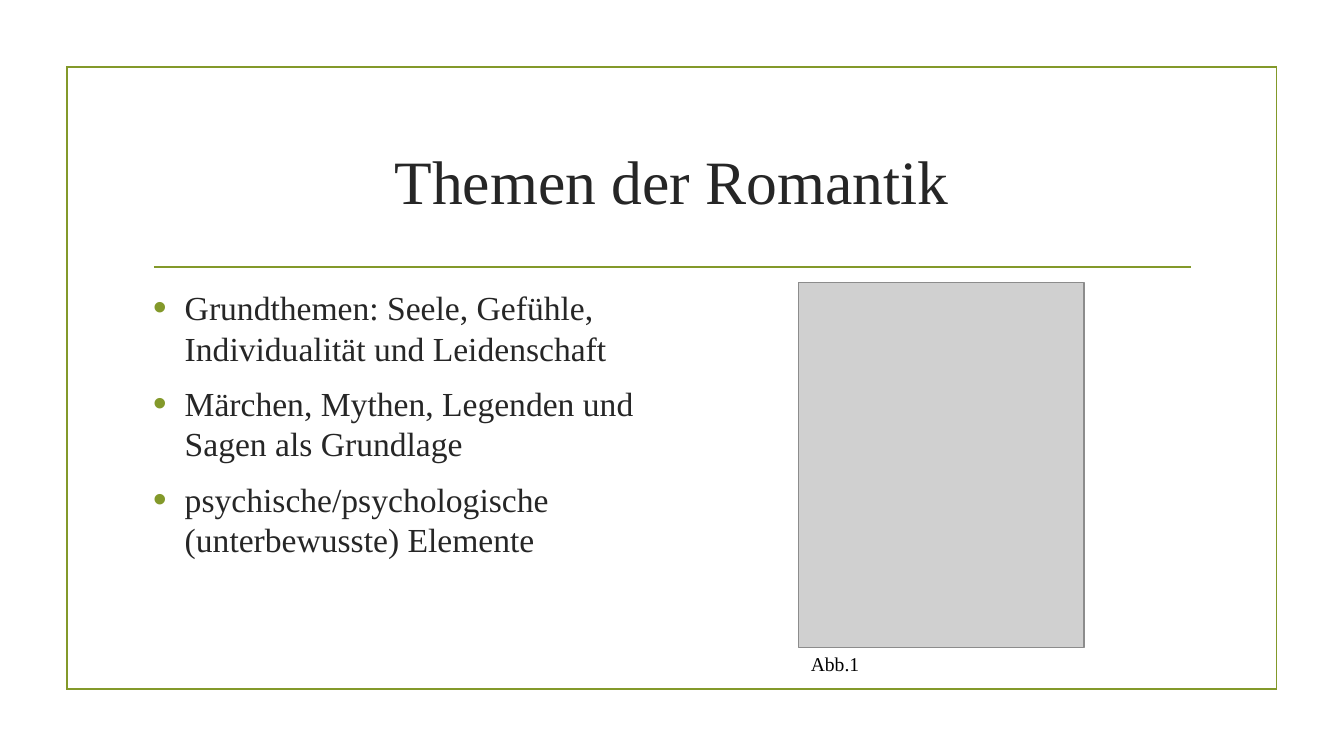
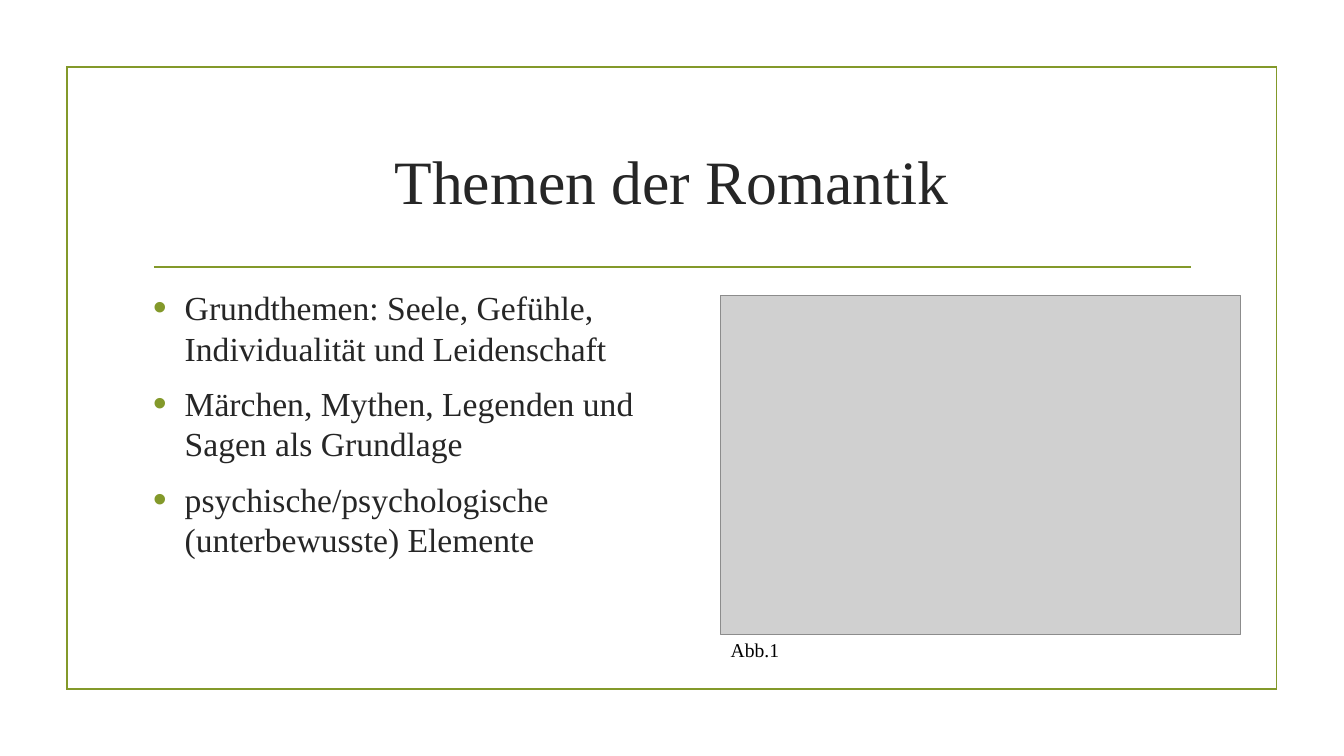
Before and after one commit to AkazeX/Schule, a slide deck: slide 4 of BM/Deutsch/Romantik/Romantik.pptx (slide 3 before the commit). Drawn at 1344x756 pixels with LibreOffice and Linux fonts; fonts in the diff are those of the drawing; grey boxes stand for pictures; background and template pictures are left out. Boxes give left, top, right and bottom in pixels: in the first picture for what was removed or moved away, otherwise in the second. Text is boxed around its words. In the diff, an @@ line names an element or a change of style, - is before the commit and + after.

```diff
--- a/BM/Deutsch/Romantik/Romantik.pptx
+++ b/BM/Deutsch/Romantik/Romantik.pptx
@@ picture: place and size @@
-picture at (800,282,1085,647)
+picture at (721,295,1241,635)
@@ text "Abb.1": place and size @@
-text "Abb.1" at (811,657,859,672)
+text "Abb.1" at (731,643,779,658)
```
Also in this commit, not shown: 6 other slides changed, 2 slides added, 1 slide removed, 3 other files.
